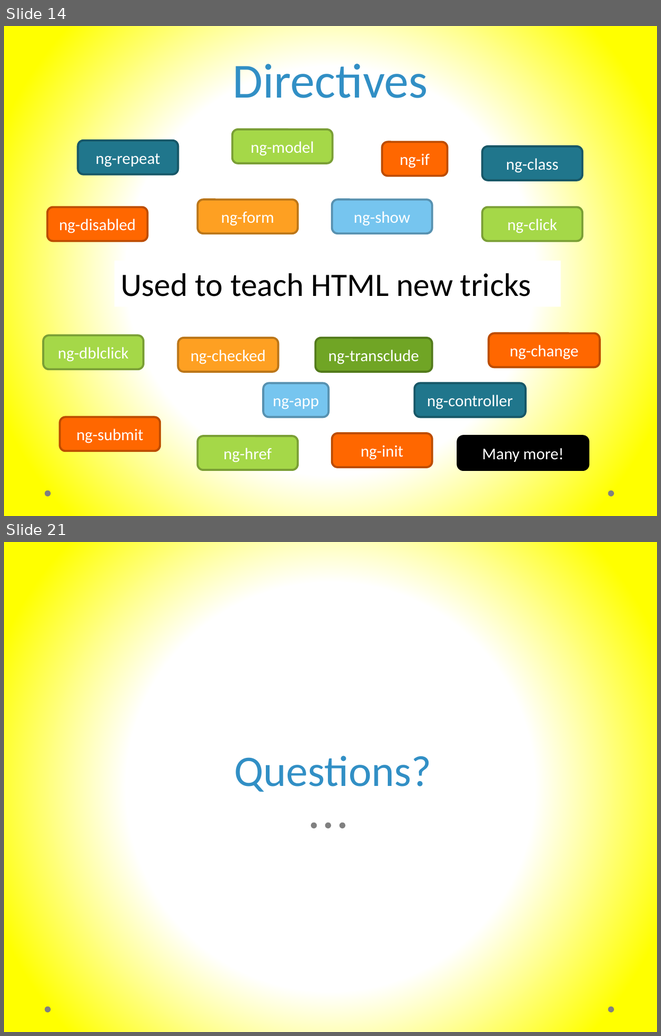
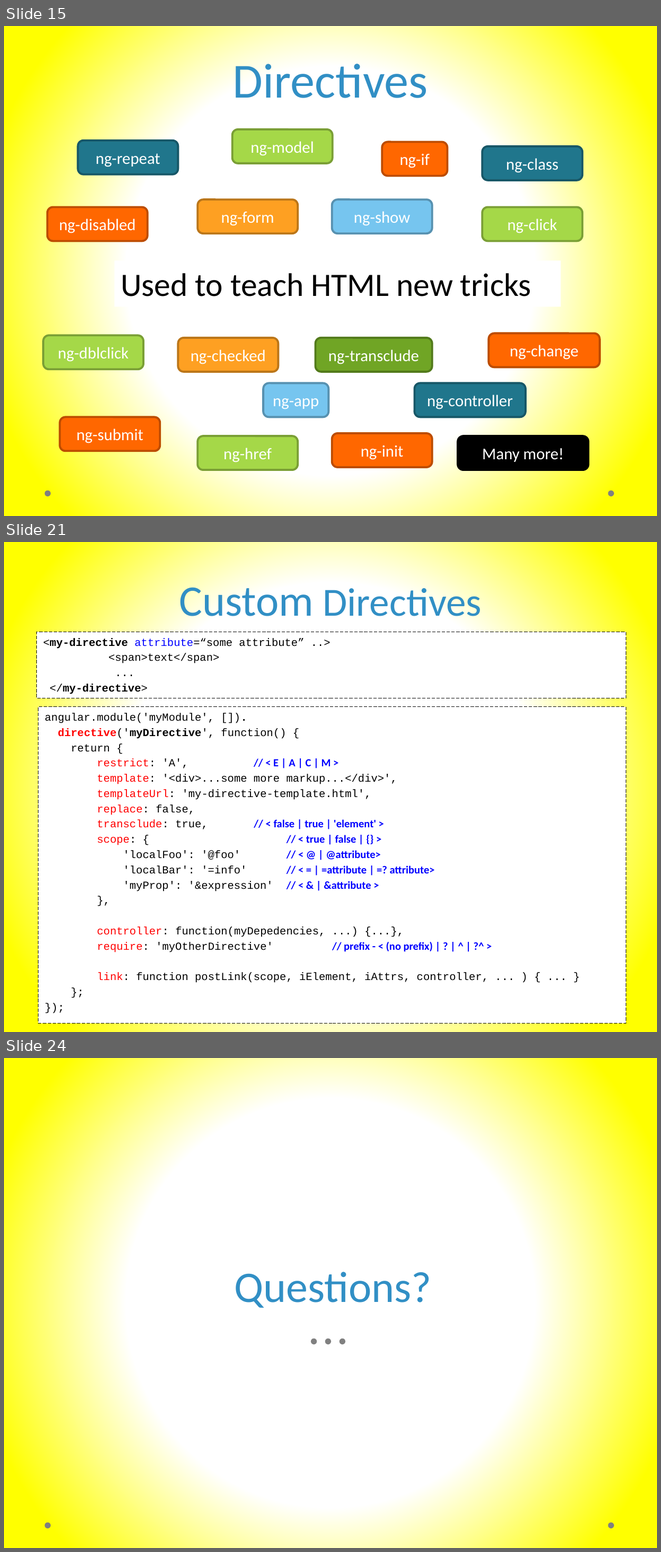
Before and after one commit to murtazahaveliwala/technext-angularjs-demo, a slide deck: Introduction to AngularJs.pptx. Shown one above the other, each under a label of ours: slides 14 and 21 before the commit, slides 15, 21 and 24 after it; the slides between them are not shown. The pictures are 661x1036 and 661x1552 pixels, drawn with LibreOffice and Linux fonts; fonts in the diff are those of the drawing. Boxes give left, top, right and bottom in pixels: in the first picture for what was removed or moved away, otherwise in the second. Text is boxed around its words. In the diff, an @@ line names an element or a change of style, - is before the commit and + after.

Commit message:
Added about me, custom directive slides. Added more content and coloring to a few slides like best pratices etc.

```diff
--- a/Introduction to AngularJs.pptx
+++ b/Introduction to AngularJs.pptx
@@ slide 21 added at [4,542,657,1032], background gradient #FFFFFF to #FFFF00 @@
@@ title added at [179,580,482,616], 44 pt, text #318FC5 @@
+Custom Directives
@@ rectangle added at [37,632,626,699], fill #FFFFFF, outline #000000 0.75 pt dashed, 12 pt, text #000000 @@
+<my-directive attribute=“some attribute” ..>
+<span>text</span>
+...
+</my-directive>
@@ text added at [38,706,626,1023], fill #FFFFFF, outline #000000 0.75 pt dashed, 12 pt, text #000000 @@
+  angular.module('myModule', []).
+directive('myDirective', function() {
+return {
+restrict: 'A', // < E | A | C | M >
+template: '<div>...some more markup...</div>',
+templateUrl: 'my-directive-template.html',
+replace: false,
+transclude: true, // < false | true | 'element' >
+scope: { // < true | false | {} >
+'localFoo': '@foo' // < @ | @attribute>
+'localBar': '=info' // < = | =attribute | =? attribute>
+'myProp': '&expression' // < & | &attribute >
+},
+controller: function(myDepedencies, ...) {...},
+require: 'myOtherDirective' // prefix - < (no prefix) | ? | ^ | ?^ >
+link: function postLink(scope, iElement, iAttrs, controller, ... ) { ... }
+};
+});
@@ what was slide 14 is now slide 15 @@
@@ what was slide 21 is now slide 24 @@
```
Also in this commit, not shown: 11 slides changed, 4 other slides added, 1 slide removed, 1 other file.
